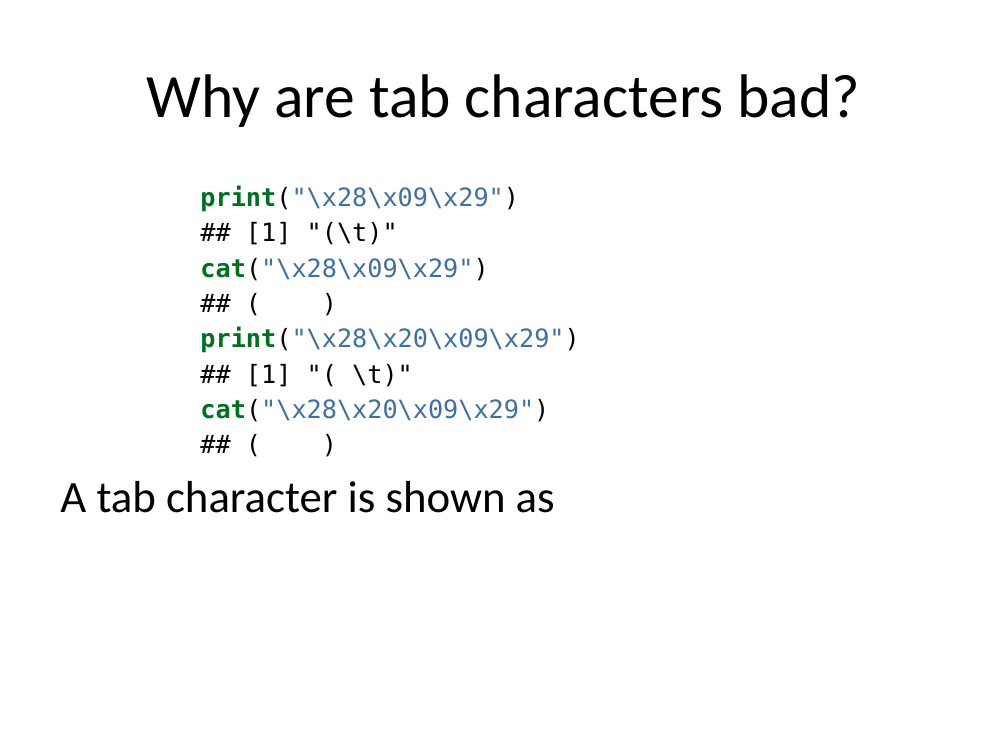
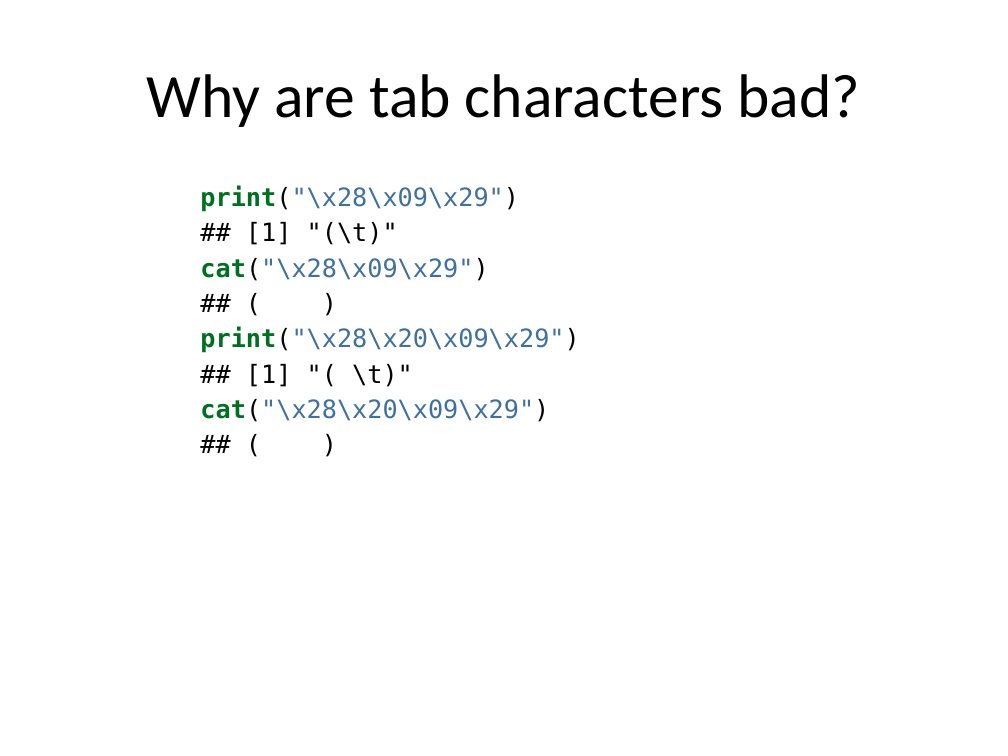
Before and after one commit to pmean/oddball-characters, a slide deck: slide 15 of results/oddball-characters.pptx (slide 7 before the commit). Drawn at 1008x756 pixels with LibreOffice and Linux fonts; fonts in the diff are those of the drawing. Boxes give left, top, right and bottom in pixels: in the first picture for what was removed or moved away, otherwise in the second. Text is boxed around its words. In the diff, an @@ line names an element or a change of style, - is before the commit and + after.

```diff
--- a/results/oddball-characters.pptx
+++ b/results/oddball-characters.pptx
@@ text at (60,481,555,513): paragraph removed @@
-A tab character is shown as
```
Also in this commit, not shown: 1 other slide changed, 17 slides added, 9 other files.
